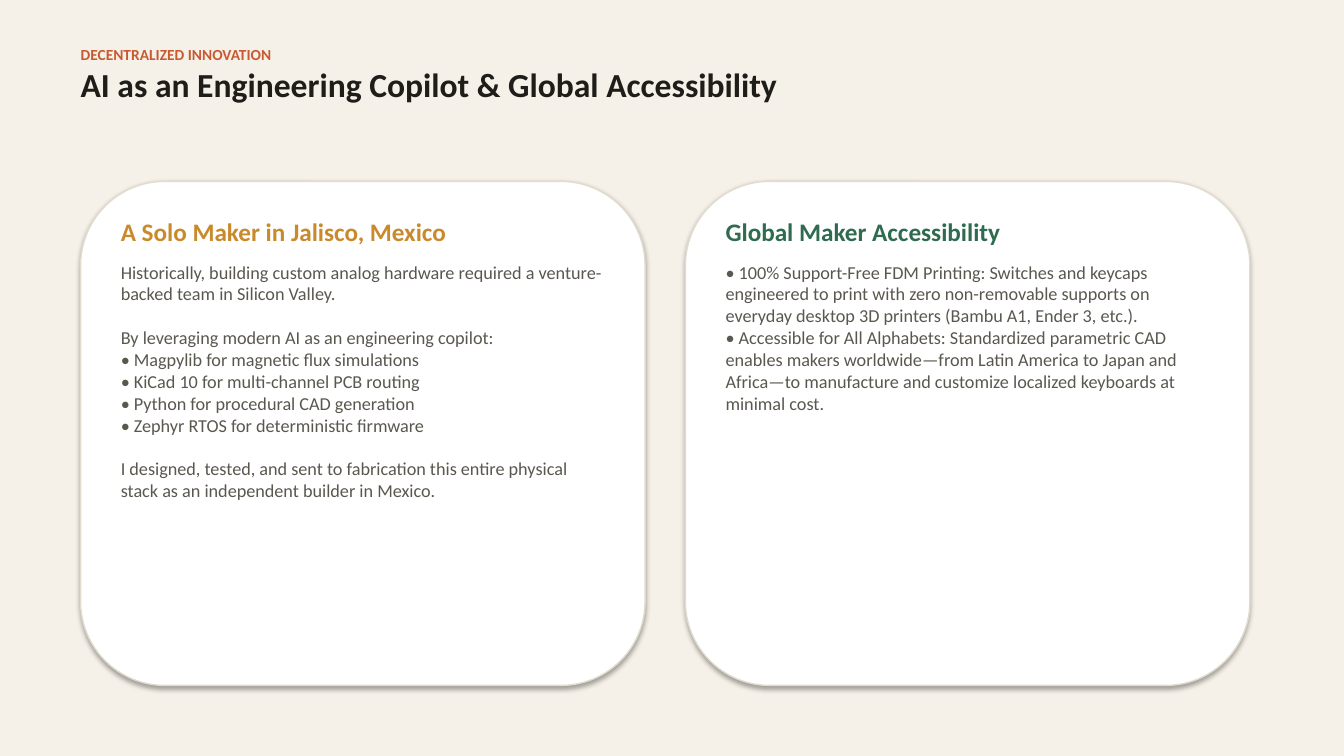
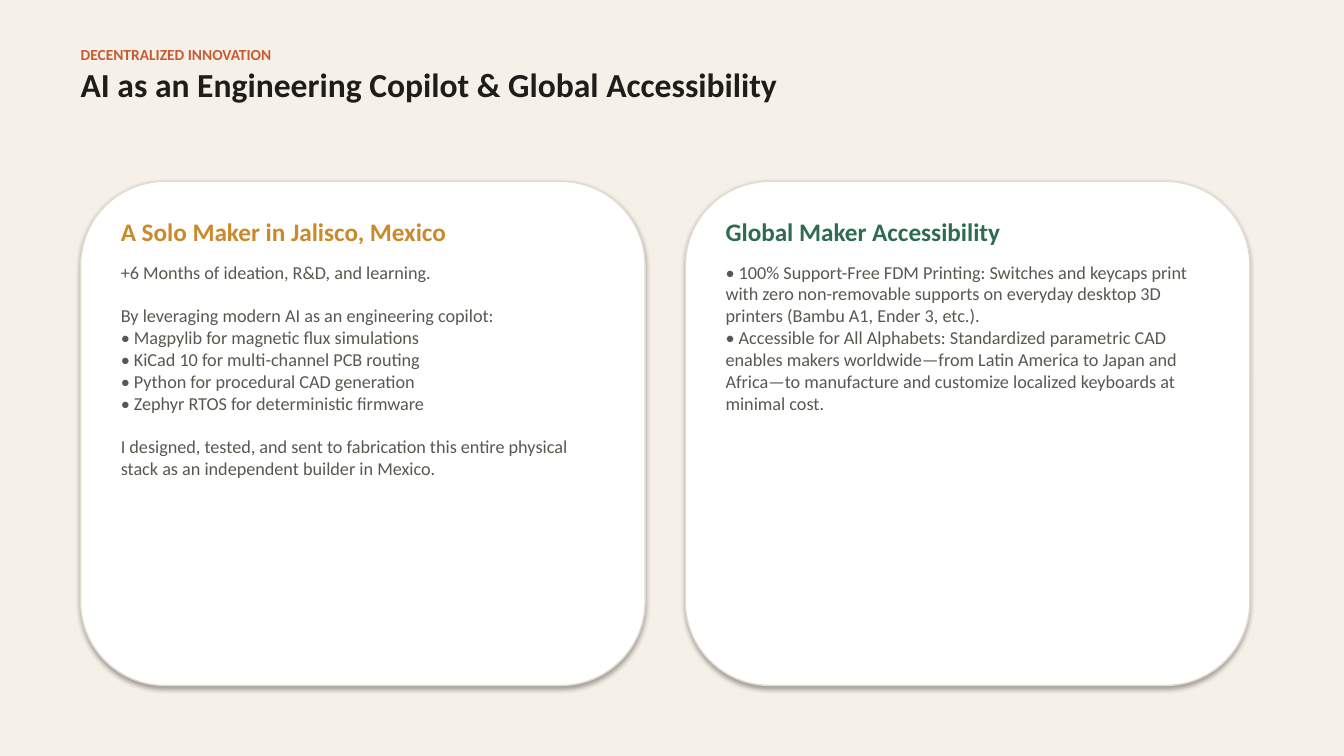
Before and after one commit to Sebas-Govel/HE_KB_Showcase, a slide deck: slide 5 of FloatForce_1517_Medici_Pitch.pptx. Drawn at 1344x756 pixels with LibreOffice and Linux fonts; fonts in the diff are those of the drawing. Boxes give left, top, right and bottom in pixels: in the first picture for what was removed or moved away, otherwise in the second. Text is boxed around its words. In the diff, an @@ line names an element or a change of style, - is before the commit and + after.

Commit message:
feat(showcase): update switch sourcing narrative, +6 months R&D metric, tenting notice, hero PCB preview, and HCI vectors

```diff
--- a/FloatForce_1517_Medici_Pitch.pptx
+++ b/FloatForce_1517_Medici_Pitch.pptx
@@ text at box(121, 266, 567, 478): text changed @@
-Historically, building custom analog hardware required a venture-backed team in Silicon Valley.
-By leveraging modern AI as an engineering copilot:
-• Magpylib for magnetic flux simulations
-• KiCad 10 for multi-channel PCB routing
-• Python for procedural CAD generation
-• Zephyr RTOS for deterministic firmware
-I designed, tested, and sent to fabrication this entire physical stack as an independent builder in Mexico.
++6 Months of ideation, R&D, and learning.
+By leveraging modern AI as an engineering copilot:
+• Magpylib for magnetic flux simulations
+• KiCad 10 for multi-channel PCB routing
+• Python for procedural CAD generation
+• Zephyr RTOS for deterministic firmware
+I designed, tested, and sent to fabrication this entire physical stack as an independent builder in Mexico.
@@ text at box(726, 266, 1187, 410): text changed @@
-• 100% Support-Free FDM Printing: Switches and keycaps engineered to print with zero non-removable supports on everyday desktop 3D printers (Bambu A1, Ender 3, etc.).
-• Accessible for All Alphabets: Standardized parametric CAD enables makers worldwide—from Latin America to Japan and Africa—to manufacture and customize localized keyboards at minimal cost.
+• 100% Support-Free FDM Printing: Switches and keycaps print with zero non-removable supports on everyday desktop 3D printers (Bambu A1, Ender 3, etc.).
+• Accessible for All Alphabets: Standardized parametric CAD enables makers worldwide—from Latin America to Japan and Africa—to manufacture and customize localized keyboards at minimal cost.
```
Also in this commit, not shown: 4 other slides changed, 7 other files.
